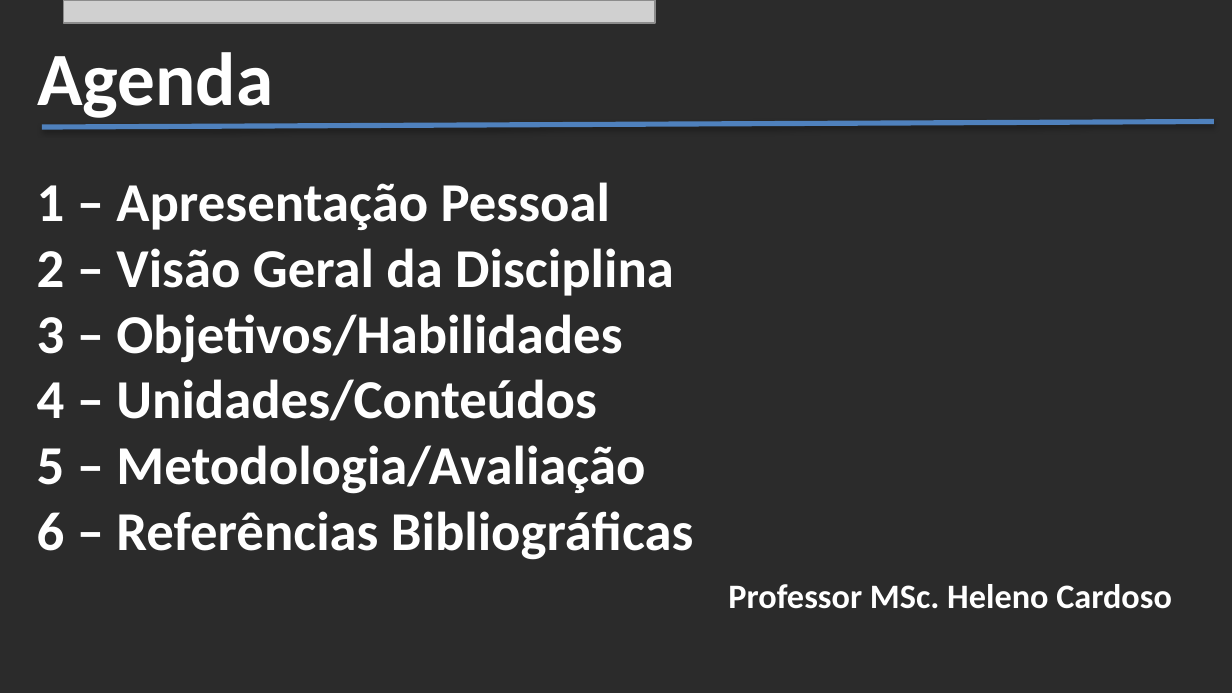
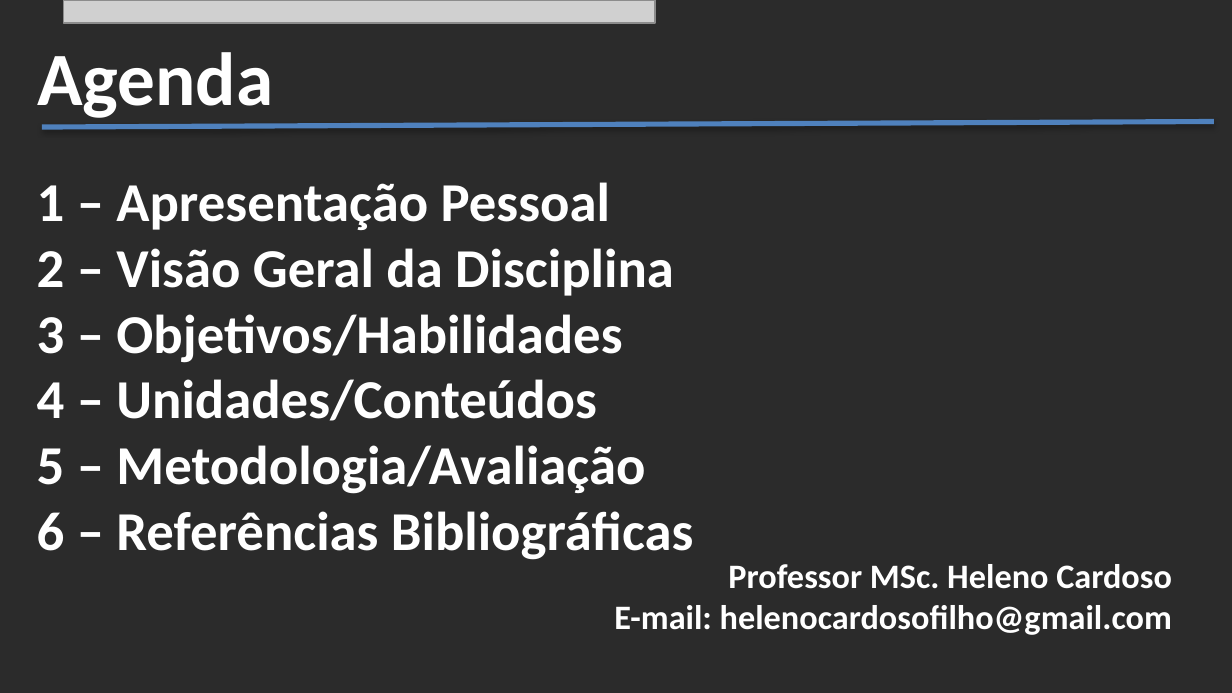
Before and after one commit to CloudEducationBrazil/WydenDesenvolvimentoWebPHP, a slide deck: slide 2 of 00 Lesson Plan/Apresentação - Programação Desenvolvimento Web PHP.pptx. Drawn at 1232x693 pixels with LibreOffice and Linux fonts; fonts in the diff are those of the drawing; grey boxes stand for pictures; background and template pictures are left out; a plain dark background stands for a picture behind light text. Boxes give left, top, right and bottom in pixels: in the first picture for what was removed or moved away, otherwise in the second. Text is boxed around its words. In the diff, an @@ line names an element or a change of style, - is before the commit and + after.

```diff
--- a/00 Lesson Plan/Apresentação - Programação Desenvolvimento Web PHP.pptx
+++ b/00 Lesson Plan/Apresentação - Programação Desenvolvimento Web PHP.pptx
@@ text at bbox=[614, 605, 1172, 635]: paragraph added @@
+E-mail: helenocardosofilho@gmail.com
```
Also in this commit, not shown: 1 other slide changed.
